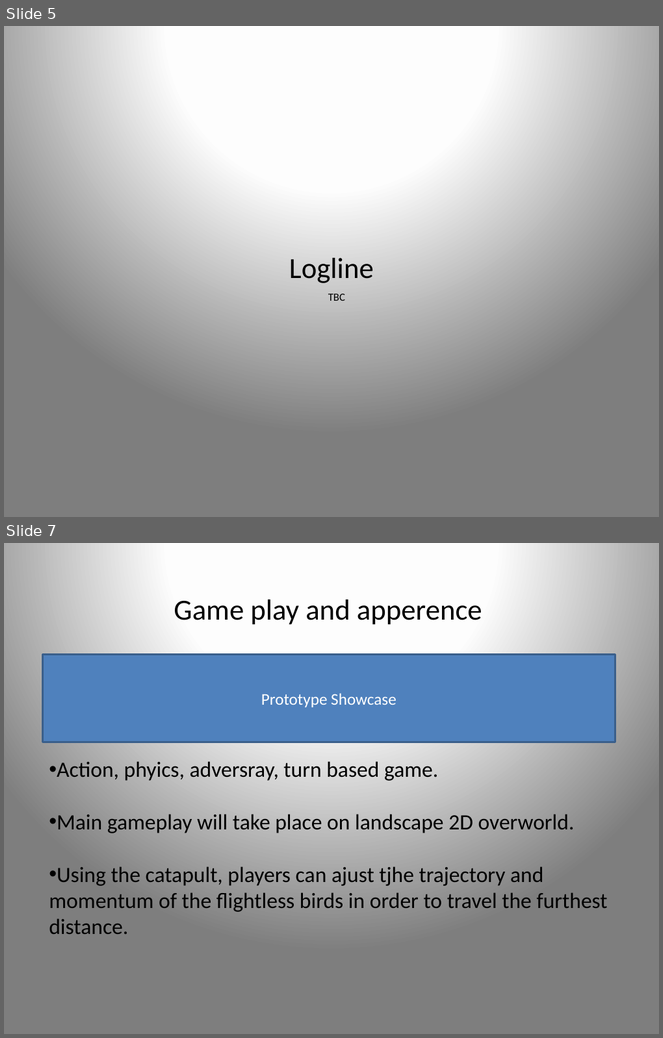
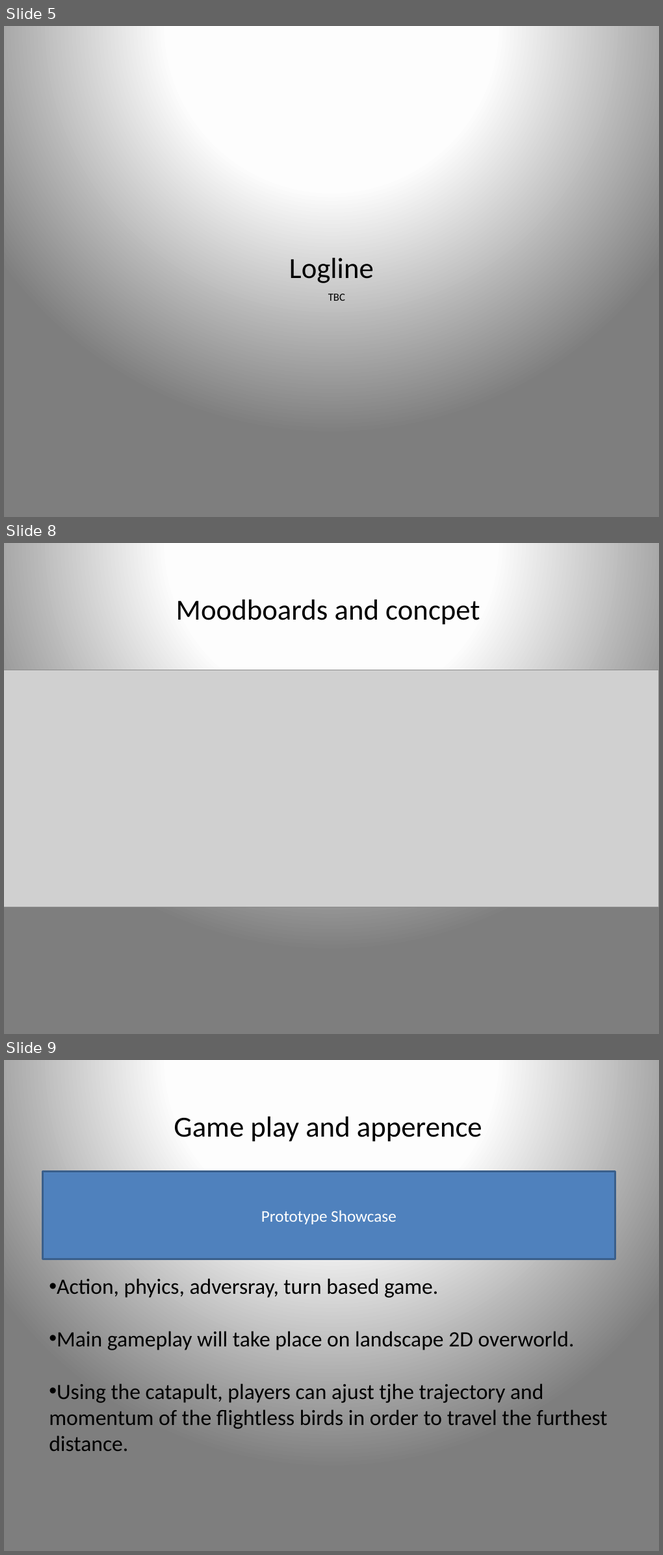
Before and after one commit to UoSGamesGroups/second-semester-s2-l4-5-group-19, a slide deck: Presentation/Pitch Presentation_Group 19.pptx. Shown one above the other, each under a label of ours: slides 5 and 7 before the commit, slides 5, 8 and 9 after it; the slides between them are not shown. The pictures are 663x1038 and 663x1555 pixels, drawn with LibreOffice and Linux fonts; fonts in the diff are those of the drawing; grey boxes stand for pictures. Boxes give left, top, right and bottom in pixels: in the first picture for what was removed or moved away, otherwise in the second. Text is boxed around its words. In the diff, an @@ line names an element or a change of style, - is before the commit and + after.

```diff
--- a/Presentation/Pitch Presentation_Group 19.pptx
+++ b/Presentation/Pitch Presentation_Group 19.pptx
@@ slide 8 added at [4,543,659,1034], background gradient #FFFFFF to #FEFEFE to #7F7F7F @@
@@ text added at [176,600,480,625], 32 pt, text #000000 @@
+Moodboards and concpet
@@ picture added at [4,670,659,907] @@
@@ what was slide 7 is now slide 9 @@
```
Also in this commit, not shown: 3 slides changed, 1 other slide added, 1 slide removed.
